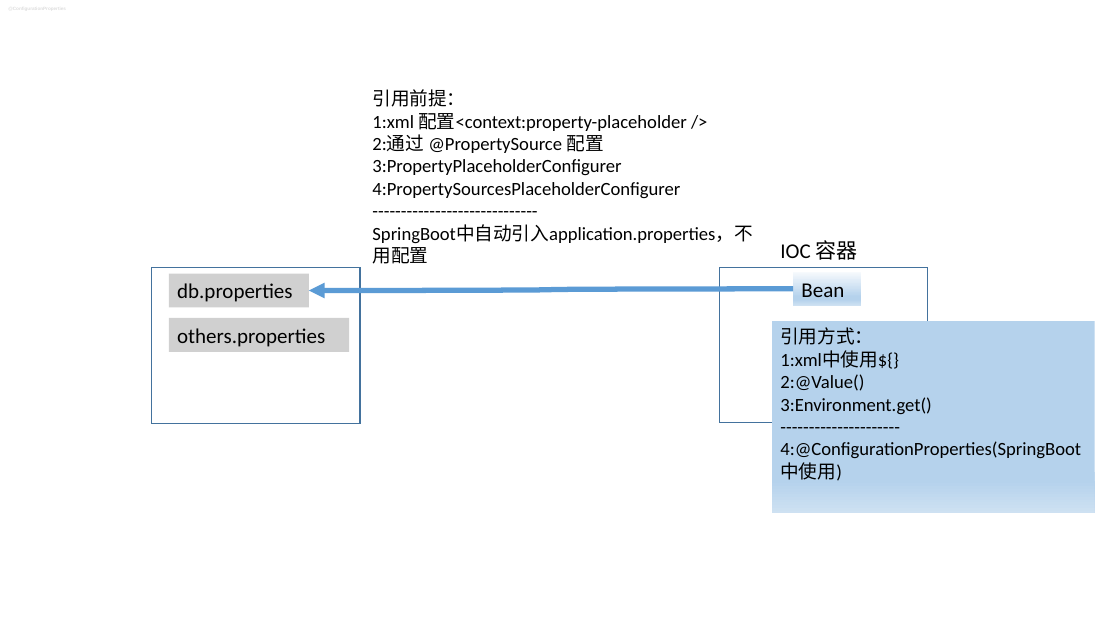
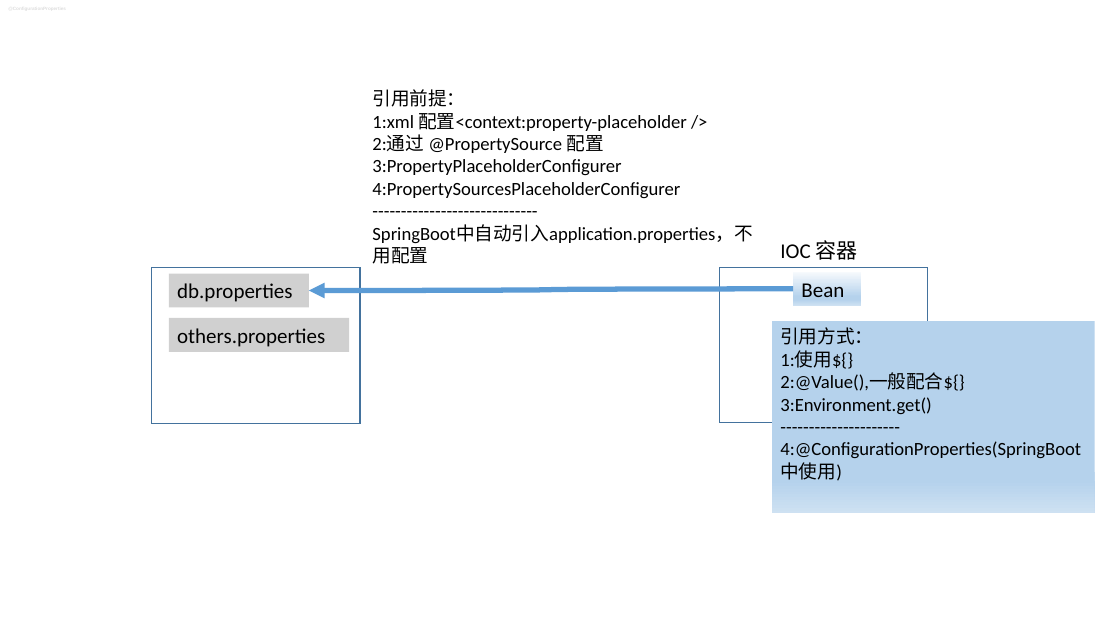
Before and after one commit to OrdinaryYZH/OrdinaryYZH.github.io, a slide deck: slide 1 of source/_posts/private/框架/spring/temp.pptx. Drawn at 1120x630 pixels with LibreOffice and Linux fonts; fonts in the diff are those of the drawing; grey boxes stand for pictures. Boxes give left, top, right and bottom in pixels: in the first picture for what was removed or moved away, otherwise in the second. Text is boxed around its words. In the diff, an @@ line names an element or a change of style, - is before the commit and + after.

Commit message:
【Update】ppt

```diff
--- a/source/_posts/private/框架/spring/temp.pptx
+++ b/source/_posts/private/框架/spring/temp.pptx
@@ text in rectangle at box(780, 351, 964, 391): text changed @@
-1:xml中使用${}
-2:@Value()
+1:使用${}
+2:@Value(),一般配合${}
```
